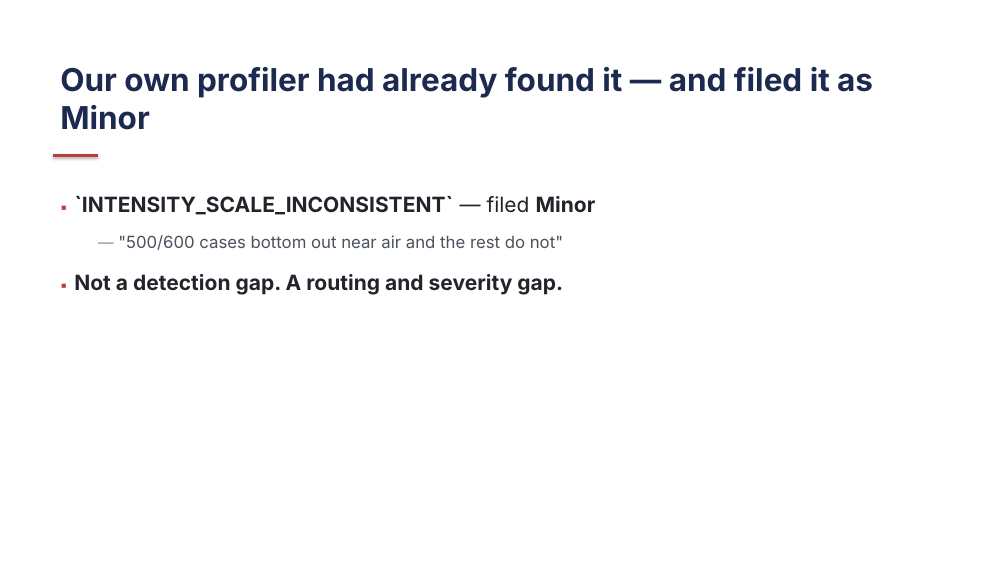
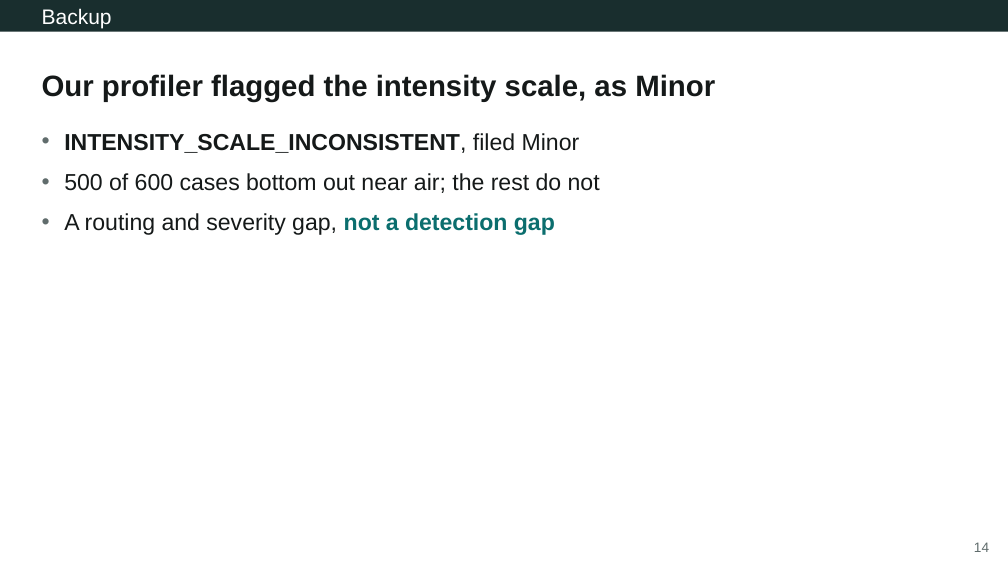
Before and after one commit to Aperivue/medsci-skills, a slide deck: slide 14 of demo/05_msd_amos_spleen/presentation/demo5_external_validation.pptx (slide 10 before the commit). Drawn at 1008x567 pixels with LibreOffice and Linux fonts; fonts in the diff are those of the drawing. Boxes give left, top, right and bottom in pixels: in the first picture for what was removed or moved away, otherwise in the second. Text is boxed around its words. In the diff, an @@ line names an element or a change of style, - is before the commit and + after.

```diff
--- a/demo/05_msd_amos_spleen/presentation/demo5_external_validation.pptx
+++ b/demo/05_msd_amos_spleen/presentation/demo5_external_validation.pptx
@@ text added at (0,0,1008,32), fill #192E2E, 20 pt, text #FFFFFF @@
+Backup
@@ title added at (42,74,715,102), 28 pt, text #151919, bold @@
+Our profiler flagged the intensity scale, as Minor
@@ text removed at (60,67,873,130) @@
-Our own profiler had already found it — and filed it as Minor
@@ text at (64,133,600,235): text changed; size 20 to 22 pt; font Inter to Arial; text colour #21252B to #151919; bold off @@
-▪ `INTENSITY_SCALE_INCONSISTENT` — filed Minor
-  — "500/600 cases bottom out near air and the rest do not"
-▪ Not a detection gap. A routing and severity gap.
+• INTENSITY_SCALE_INCONSISTENT, filed Minor
+• 500 of 600 cases bottom out near air; the rest do not
+• A routing and severity gap, not a detection gap
@@ line removed from (53, 156) to (98, 156) @@
@@ page number added at (974,542,989,552), 13 pt, text #606C6C @@
+14
```
Also in this commit, not shown: 1 other slide changed, 12 slides added, 10 slides removed, 20 other files.
